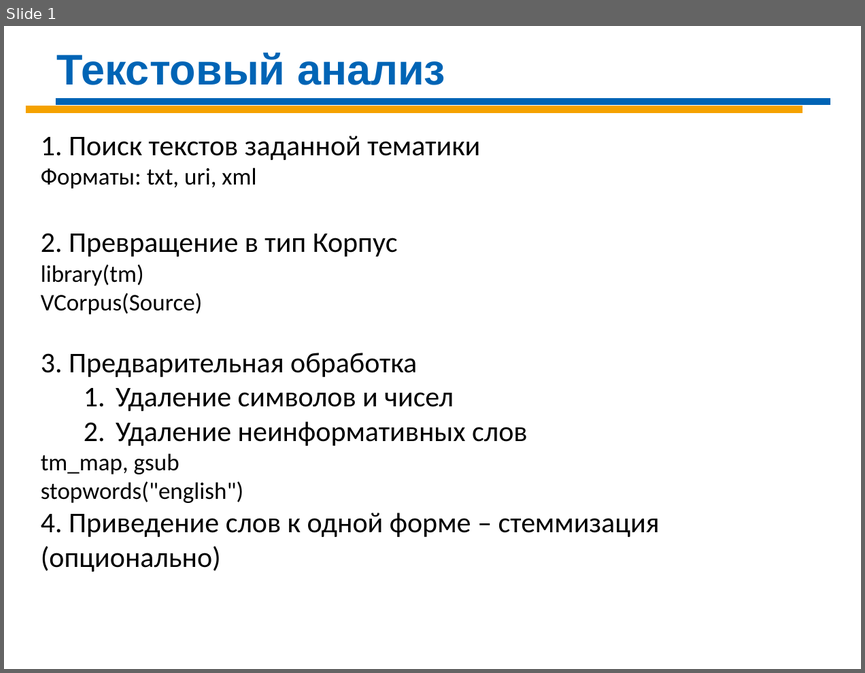
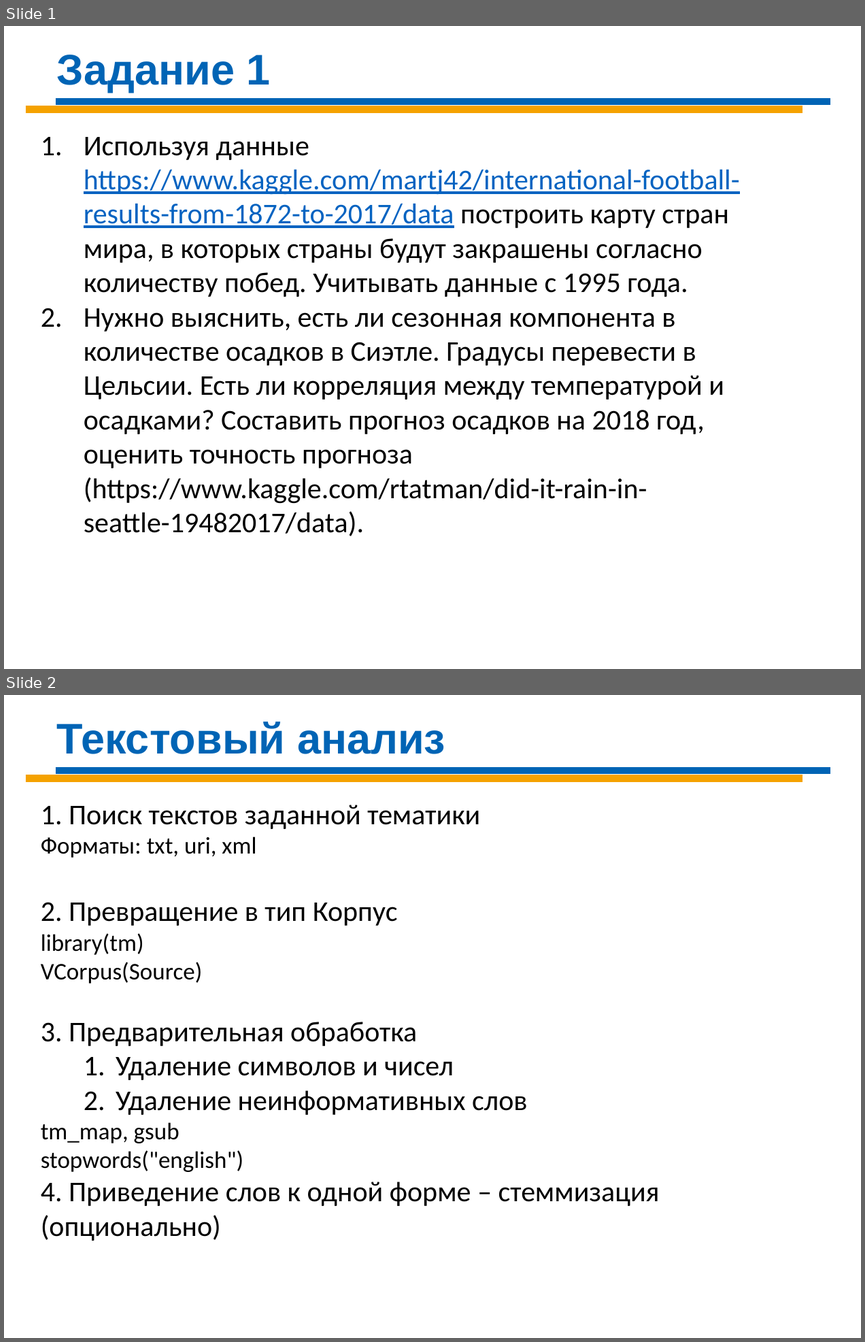
Before and after one commit to Demolis/Infopulse, a slide deck: DS_Sat_2020/DS-Day-08 R.pptx. Shown one above the other, each under a label of ours: slide 1 before the commit, slides 1 and 2 after it. The pictures are 865x673 and 865x1342 pixels, drawn with LibreOffice and Linux fonts; fonts in the diff are those of the drawing. Boxes give left, top, right and bottom in pixels: in the first picture for what was removed or moved away, otherwise in the second. Text is boxed around its words. In the diff, an @@ line names an element or a change of style, - is before the commit and + after.

```diff
--- a/DS_Sat_2020/DS-Day-08 R.pptx
+++ b/DS_Sat_2020/DS-Day-08 R.pptx
@@ slide 1 added at (x1=4, y1=26, x2=861, y2=669), background #FFFFFF @@
@@ text added at (x1=57, y1=55, x2=271, y2=93), 36 pt, text #0064B5, bold @@
+Задание 1
@@ line added from (56, 101) to (830, 101), #0064B5 6 pt @@
@@ line added from (26, 109) to (802, 109), #F5A200 6 pt @@
@@ text added at (x1=84, y1=137, x2=740, y2=536), 24 pt, text #000000 @@
+1. Используя данные https://www.kaggle.com/martj42/international-football-results-from-1872-to-2017/data построить карту стран мира, в которых страны будут закрашены согласно количеству побед. Учитывать данные с 1995 года.
+2. Нужно выяснить, есть ли сезонная компонента в количестве осадков в Сиэтле. Градусы перевести в Цельсии. Есть ли корреляция между температурой и осадками? Составить прогноз осадков на 2018 год, оценить точность прогноза (https://www.kaggle.com/rtatman/did-it-rain-in-seattle-19482017/data).
@@ what was slide 1 is now slide 2 @@
```
Also in this commit, not shown: 2 slides changed.
